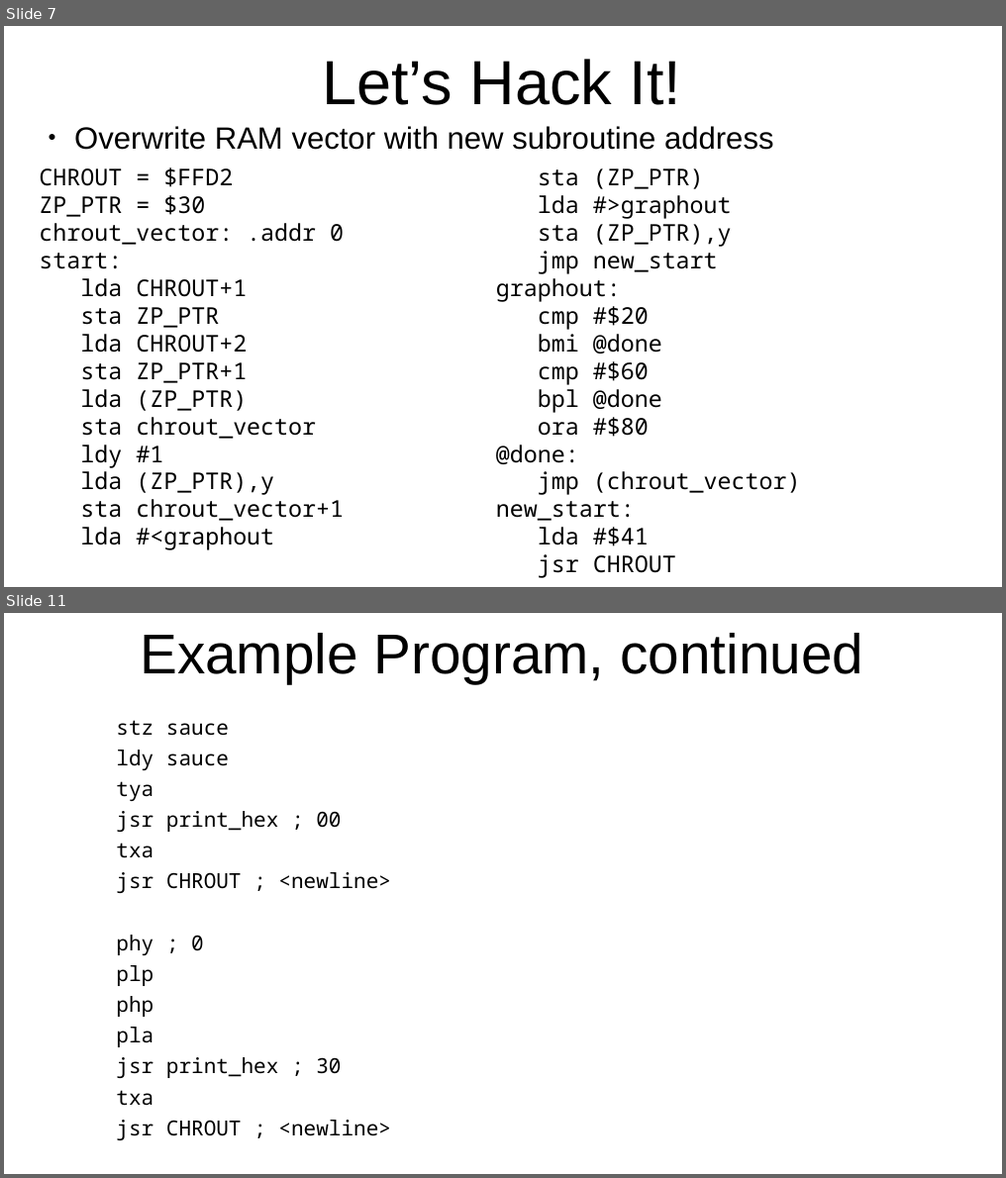
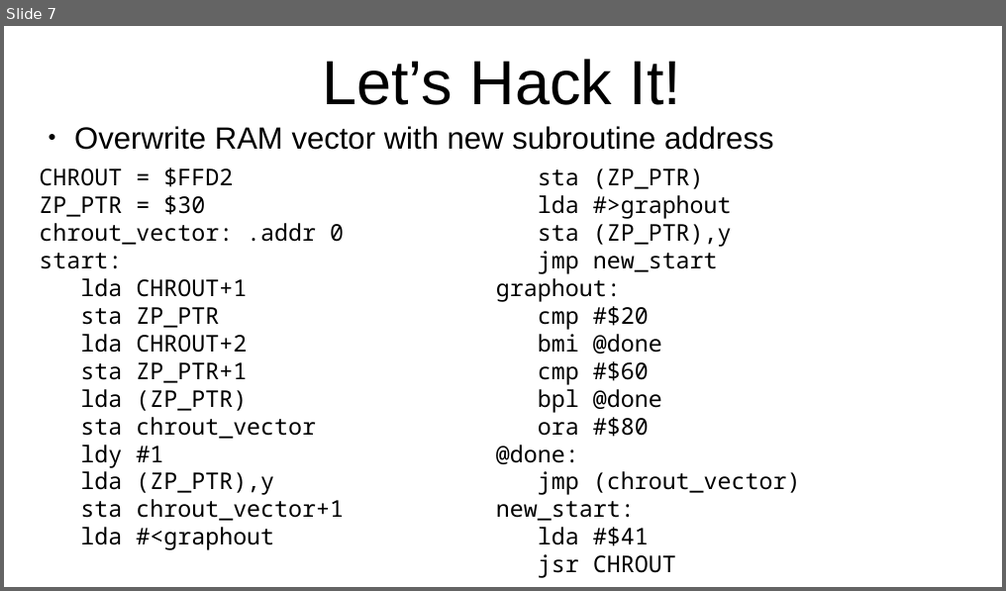
Before and after one commit to SlithyMatt/x16-assembly-tutorial, a slide deck: Lesson8/Lesson8.odp. Shown one above the other, each under a label of ours: slides 7 and 11 before the commit, slide 7 after it; the slides between them are not shown. The pictures are 1006x1178 and 1006x591 pixels, drawn with LibreOffice and Linux fonts; fonts in the diff are those of the drawing. Boxes give left, top, right and bottom in pixels: in the first picture for what was removed or moved away, otherwise in the second. Text is boxed around its words. In the diff, an @@ line names an element or a change of style, - is before the commit and + after.

```diff
--- a/Lesson8/Lesson8.odp
+++ b/Lesson8/Lesson8.odp
@@ slide 11 removed at (4, 613, 1002, 1174), background #FFFFFF @@
@@ title removed at (140, 633, 863, 684) @@
-Example Program, continued
@@ text removed at (116, 720, 391, 1141) @@
-stz sauce
-ldy sauce
-tya
-jsr print_hex ; 00
-txa
-jsr CHROUT ; <newline>
-phy ; 0
-plp
-php
-pla
-jsr print_hex ; 30
-txa
-jsr CHROUT ; <newline>
```
Also in this commit, not shown: 2 slides changed, 3 slides added, 3 other slides removed.
